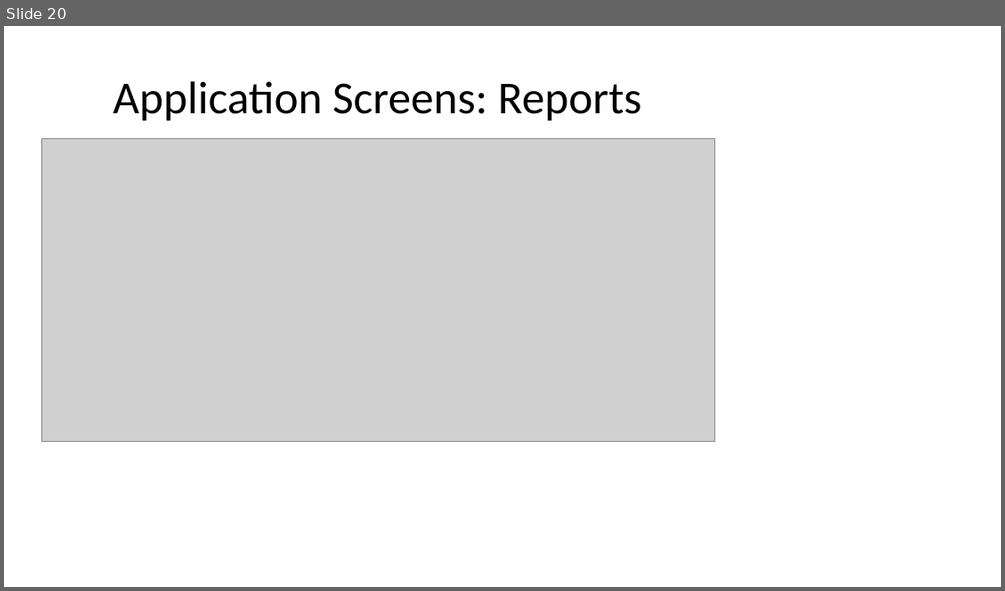
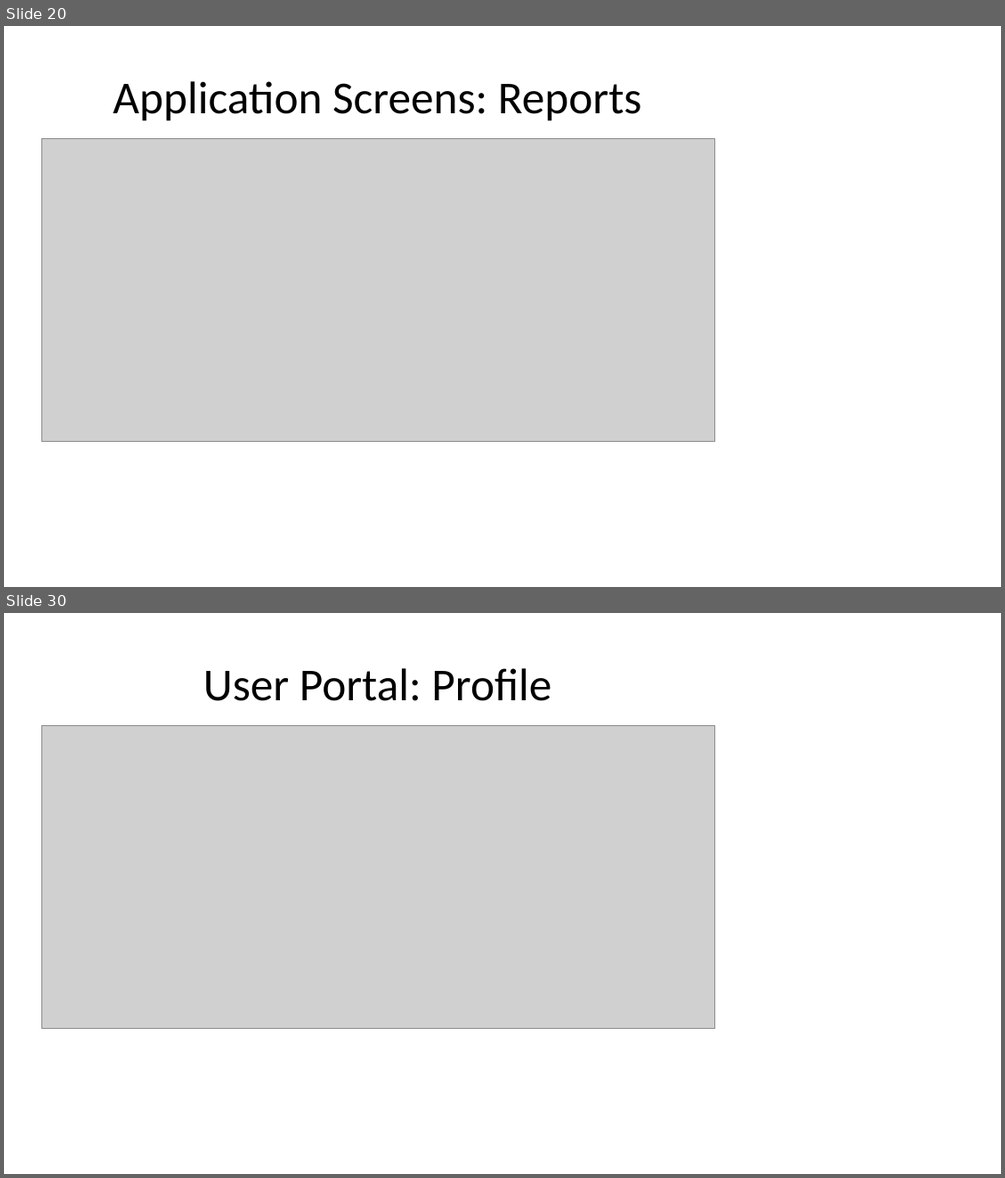
Before and after one commit to 0x0prateek/Blood-Donation-Camp-System, a slide deck: DotLife_Presentation.pptx. Shown one above the other, each under a label of ours: slide 20 before the commit, slides 20 and 30 after it; the slides between them are not shown. The pictures are 1005x591 and 1005x1178 pixels, drawn with LibreOffice and Linux fonts; fonts in the diff are those of the drawing; grey boxes stand for pictures. Boxes give left, top, right and bottom in pixels: in the first picture for what was removed or moved away, otherwise in the second. Text is boxed around its words. In the diff, an @@ line names an element or a change of style, - is before the commit and + after.

Commit message:
docs: add website and user portal screenshots to presentation

```diff
--- a/DotLife_Presentation.pptx
+++ b/DotLife_Presentation.pptx
@@ slide 30 added at (x1=4, y1=613, x2=1001, y2=1174), background #FFFFFF @@
@@ title added at (x1=203, y1=668, x2=551, y2=701), 44 pt, text #000000 @@
+User Portal: Profile
@@ picture added at (x1=41, y1=725, x2=714, y2=1029) @@
```
Also in this commit, not shown: 1 slide changed, 9 other slides added.
